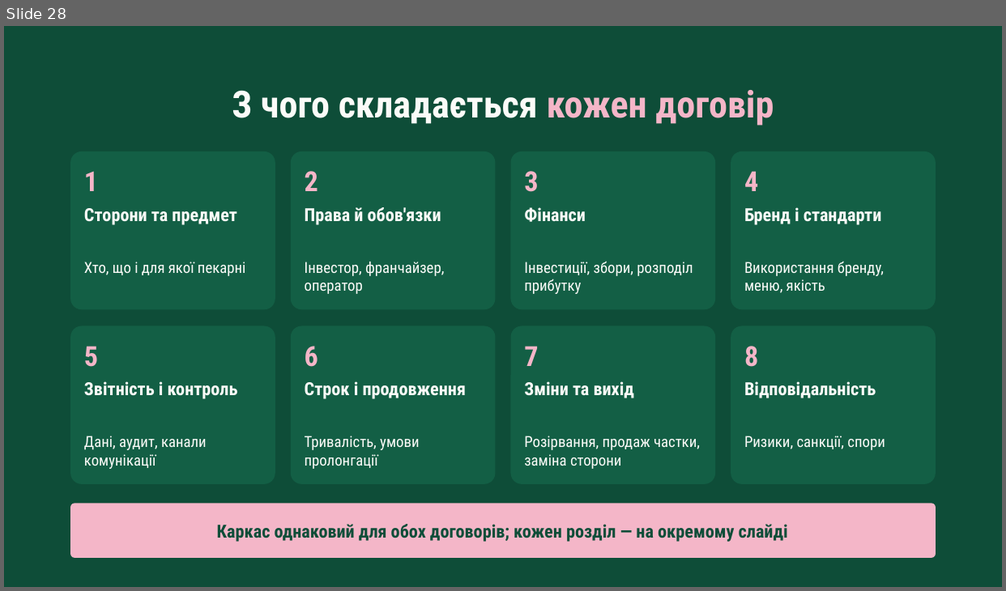
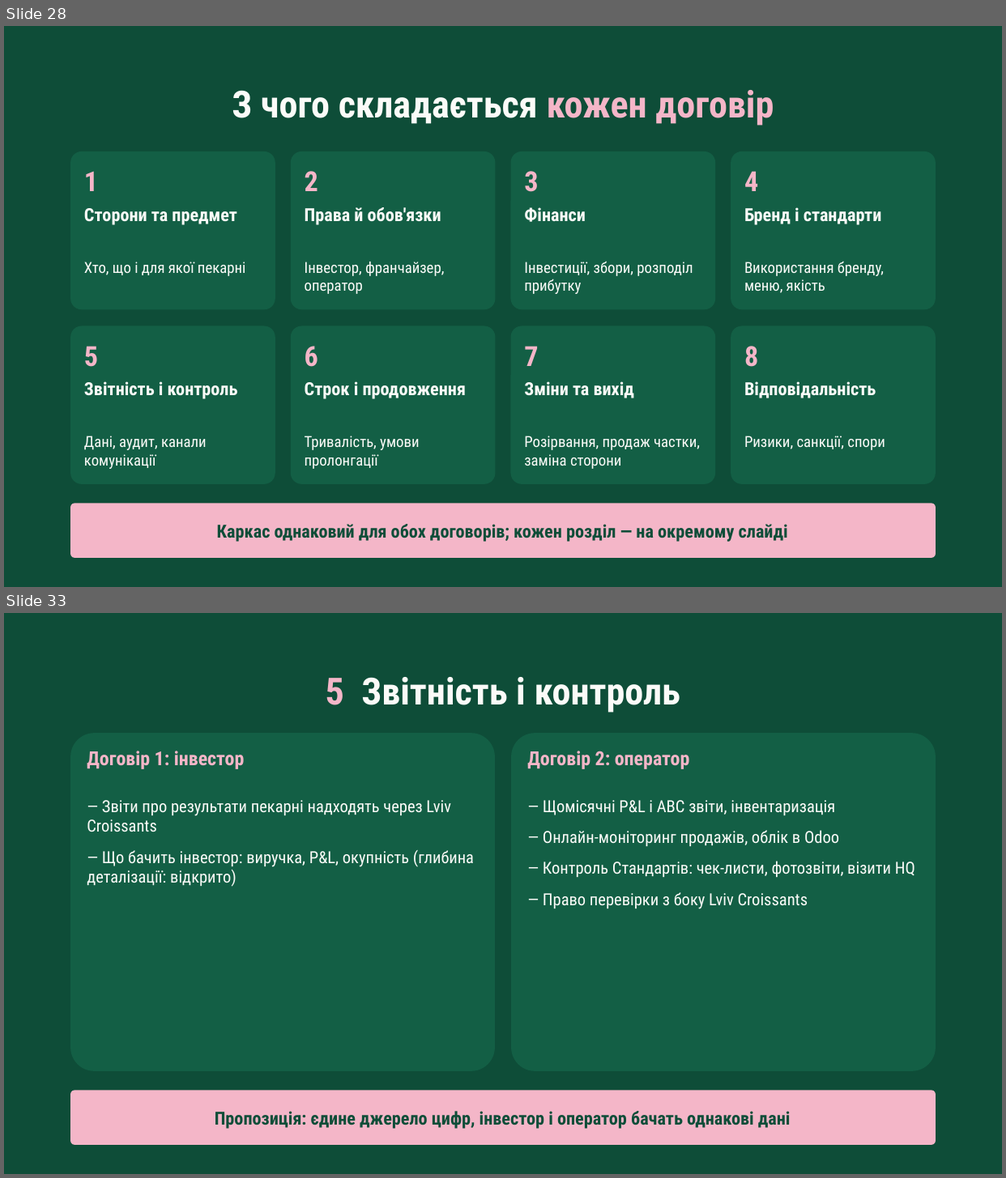
Before and after one commit to denfidiriv-cmyk/xcrypto, a slide deck: presentation_with_contract.pptx. Shown one above the other, each under a label of ours: slide 28 before the commit, slides 28 and 33 after it; the slides between them are not shown. The pictures are 1006x591 and 1006x1178 pixels, drawn with LibreOffice and Linux fonts; fonts in the diff are those of the drawing. Boxes give left, top, right and bottom in pixels: in the first picture for what was removed or moved away, otherwise in the second. Text is boxed around its words. In the diff, an @@ line names an element or a change of style, - is before the commit and + after.

```diff
--- a/presentation_with_contract.pptx
+++ b/presentation_with_contract.pptx
@@ slide 33 added at [4,613,1002,1174], background #0E4D38 @@
@@ text added at [326,677,680,713], 54 pt, text #FBFBF8, bold @@
+5 Звітність і контроль
@@ rounded rectangle added at [70,733,495,1071], fill #135F45 @@
@@ rounded rectangle added at [511,733,935,1071], fill #135F45 @@
@@ text added at [87,751,245,769], 28 pt, text #F4B6C8, bold @@
+Договір 1: інвестор
@@ text added at [527,751,690,769], 28 pt, text #F4B6C8, bold @@
+Договір 2: оператор
@@ text added at [87,800,474,887], 24 pt, text #FBFBF8 @@
+— Звіти про результати пекарні надходять через Lviv Croissants
+— Що бачить інвестор: виручка, P&L, окупність (глибина деталізації: відкрито)
@@ text added at [543,800,915,909], 24 pt, text #FBFBF8 @@
+— Щомісячні P&L і ABC звіти, інвентаризація
+— Онлайн-моніторинг продажів, облік в Odoo
+— Контроль Стандартів: чек-листи, фотозвіти, візити HQ
+— Право перевірки з боку Lviv Croissants
@@ rounded rectangle added at [70,1091,935,1145], fill #F4B6C8 @@
@@ text added at [215,1111,791,1129], 26 pt, text #0E4D38, bold @@
+Пропозиція: єдине джерело цифр, інвестор і оператор бачать однакові дані
```
Also in this commit, not shown: 8 other slides added, 8 slides removed.
